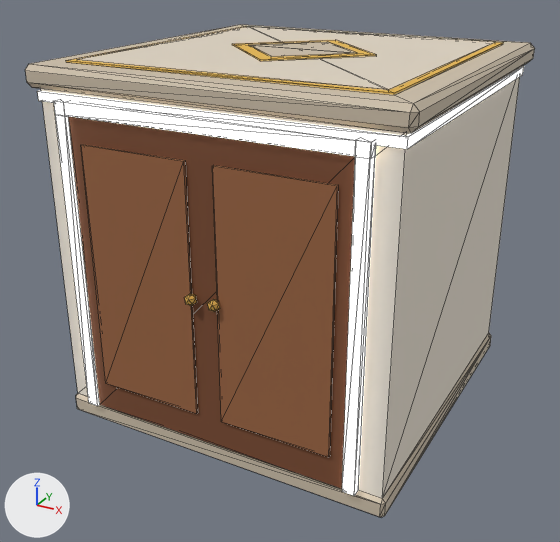
Before and after pictures for a commit that changed the glTF model foxspy/models/kit-paris-door.glb.
Rendered twice from a 50 mm camera at (2.05, -3.97, 2.72) aimed at (-0.05, -0.15, 0.81). The axes (+X, +Y, +Z) are drawn at lower left. The lights are the same throughout. The picture after the commit comes second. Mesh edges are drawn as thin lines. Vertices at exactly the same position are counted once.

Names of what the first picture shows: 'kit-paris-door'.
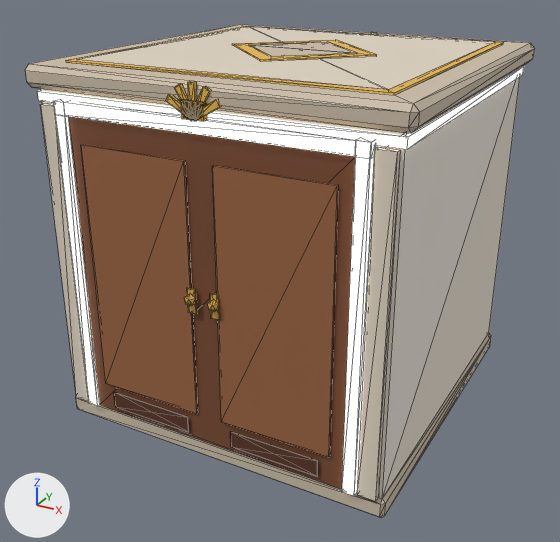
The change, as a diff of the scene's bpy script:
```diff
--- a/foxspy/models/kit-paris-door.glb.py
+++ b/foxspy/models/kit-paris-door.glb.py
@@ me_kit_paris_door @@
 # used by ob_kit_paris_door; location = (0.0, 0.0, 0.0)
-me_kit_paris_door.from_pydata(...)  # 228 vertices, 382 faces; spans x -1.06..1.06, y -1.09..1.09, z 0.0..2.12
+me_kit_paris_door.from_pydata(...)  # 420 vertices, 670 faces; spans x -1.06..1.06, y -1.09..1.09, z 0.0..2.12
+# me_kit_paris_door part 1: a new loose piece, a box spanning x -0.018..0.018, y -1.07..-1.05, z 1.94..2.1, in mat_main
+# me_kit_paris_door part 2: a new loose piece, a box spanning x -0.06..0.06, y -1.07..-1.04, z 1.93..2.02, in mat_main
+# me_kit_paris_door part 3: a new loose piece, a box spanning x -0.66..-0.14, y -1.05..-1.045, z 0.16..0.26, in mat_main
+# me_kit_paris_door part 4: a new loose piece, a box spanning x -0.095..-0.045, y -1.055..-1.045, z 0.92..1.06, in mat_main
+# me_kit_paris_door part 5: a new loose piece, a box spanning x -0.98..-0.88, y -1.035..-1.0, z 0.12..1.9, in mat_main
+# me_kit_paris_door part 6: a new loose piece, a box spanning x 0.14..0.66, y -1.05..-1.045, z 0.16..0.26, in mat_main
+# me_kit_paris_door part 7: a new loose piece, a box spanning x 0.045..0.095, y -1.055..-1.045, z 0.92..1.06, in mat_main
+# me_kit_paris_door part 8: a new loose piece, a box spanning x 0.88..0.98, y -1.035..-1.0, z 0.12..1.9, in mat_main
+# me_kit_paris_door part 9
+# 2 faces are deleted
+# 64 vertices are added at x -0.15..0.15, y -1.07..1.07, z 1.92..2.09
+# 98 new faces join them, mat_main
+# me_kit_paris_door part 10: 1 kept faces spanning x 1.0, y -1.0..1.0, z 0.12..1.98 get new vertex colours; the middle colour goes from pale yellow #ece3d4 to white #efe8dc
+# other edits to the shape of me_kit_paris_door do not show in these pictures
 me_kit_paris_door.materials.append(mat_main)
```

Where the change shows, as pixel boxes [x1, y1, x2, y2] in the pictures (560 x 542 px):
part 1 of me_kit_paris_door, added: after [188, 81, 197, 117]
part 2 of me_kit_paris_door, added: after [181, 99, 207, 122]
part 3 of me_kit_paris_door, added: after [114, 392, 189, 432]
part 4 of me_kit_paris_door, added: after [187, 287, 197, 314]
part 5 of me_kit_paris_door, added: after [40, 103, 88, 401]
part 6 of me_kit_paris_door, added: after [230, 431, 318, 476]
part 7 of me_kit_paris_door, added: after [210, 293, 220, 320]
part 8 of me_kit_paris_door, added: after [357, 147, 401, 501]
part 9 of me_kit_paris_door, built on: after [166, 83, 221, 122]
part 10 of me_kit_paris_door, edited (looks the same): [382, 79, 516, 498] in both
